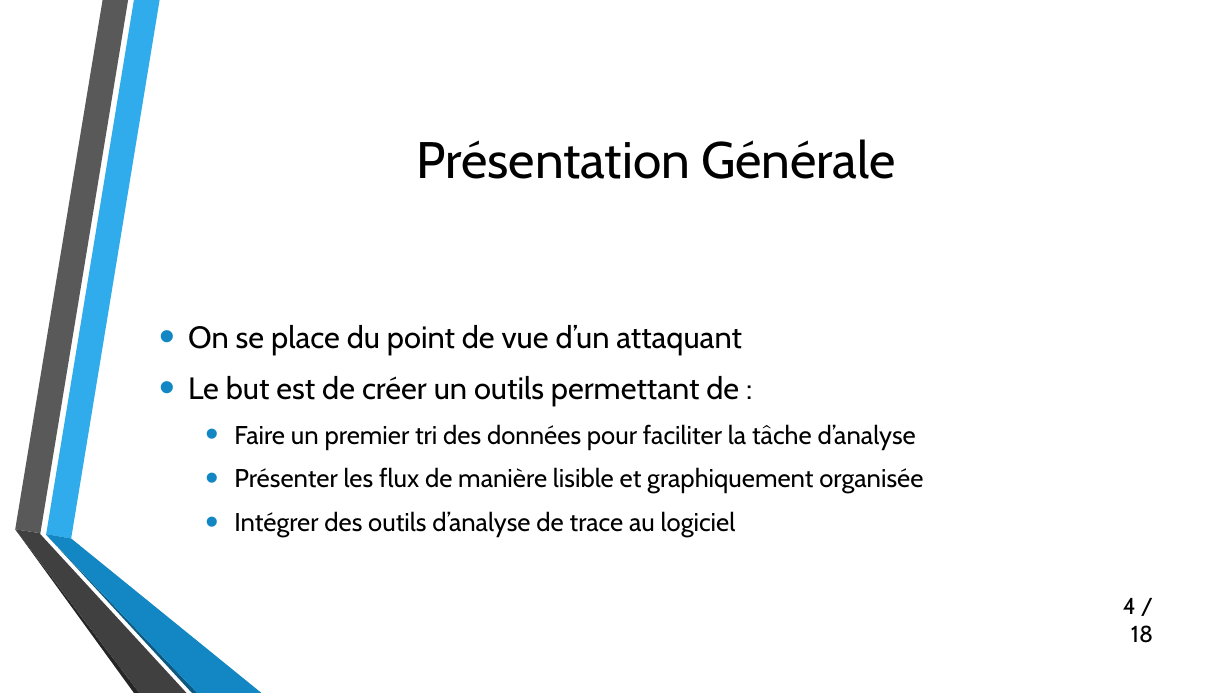
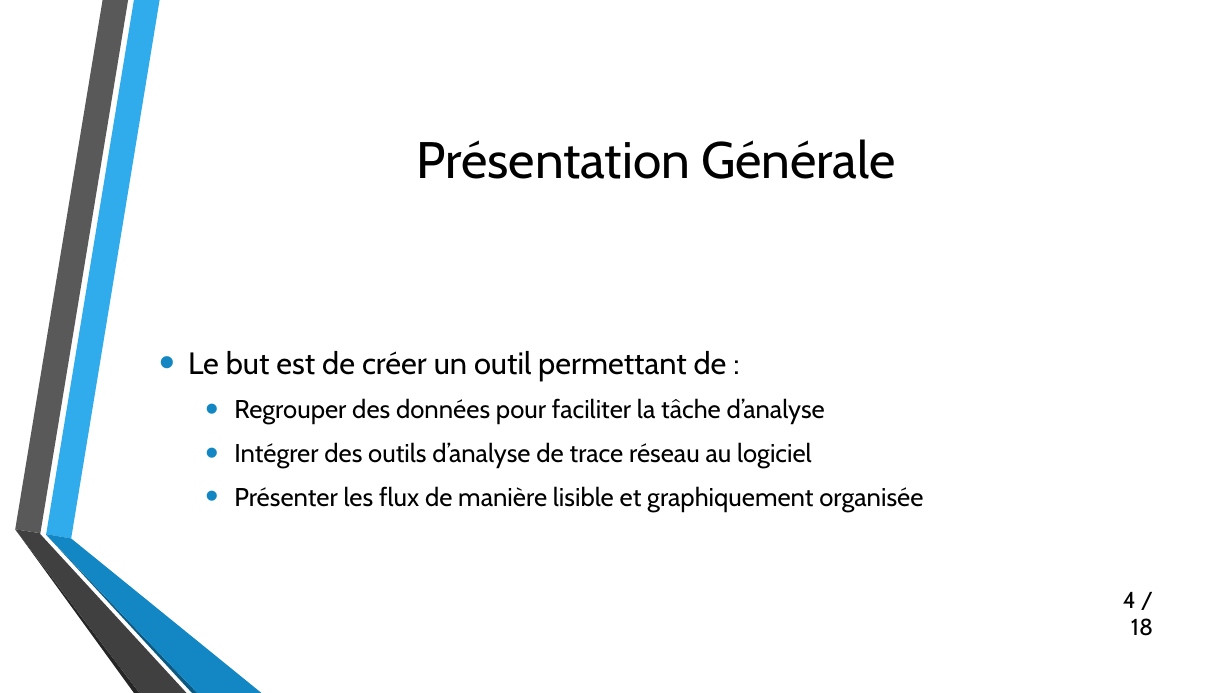
Before and after one commit to lechinoix/Pcap-visualization-project, a slide deck: slide 4 of Présentation de mi-projet/Outils de visualisation de capture réseau.pptx. Drawn at 1232x693 pixels with LibreOffice and Linux fonts; fonts in the diff are those of the drawing; background and template pictures are left out. Boxes give left, top, right and bottom in pixels: in the first picture for what was removed or moved away, otherwise in the second. Text is boxed around its words. In the diff, an @@ line names an element or a change of style, - is before the commit and + after.

```diff
--- a/Présentation de mi-projet/Outils de visualisation de capture réseau.pptx
+++ b/Présentation de mi-projet/Outils de visualisation de capture réseau.pptx
@@ text at box(188, 351, 825, 468): text changed; size 24 to 20 pt @@
-• On se place du point de vue d’un attaquant
-• Le but est de créer un outils permettant de :
-  • Faire un premier tri des données pour faciliter la tâche d’analyse
+• Le but est de créer un outil permettant de :
+  • Regrouper des données pour faciliter la tâche d’analyse
+  • Intégrer des outils d’analyse de trace réseau au logiciel
@@ text at box(234, 511, 736, 537): paragraph removed @@
-  • Intégrer des outils d’analyse de trace au logiciel
@@ text "4 / 18": place and size @@
-text "4 / 18" at box(1123, 598, 1153, 643)
+text "4 / 18" at box(1123, 592, 1153, 636)
```
Also in this commit, not shown: 2 other slides changed.
